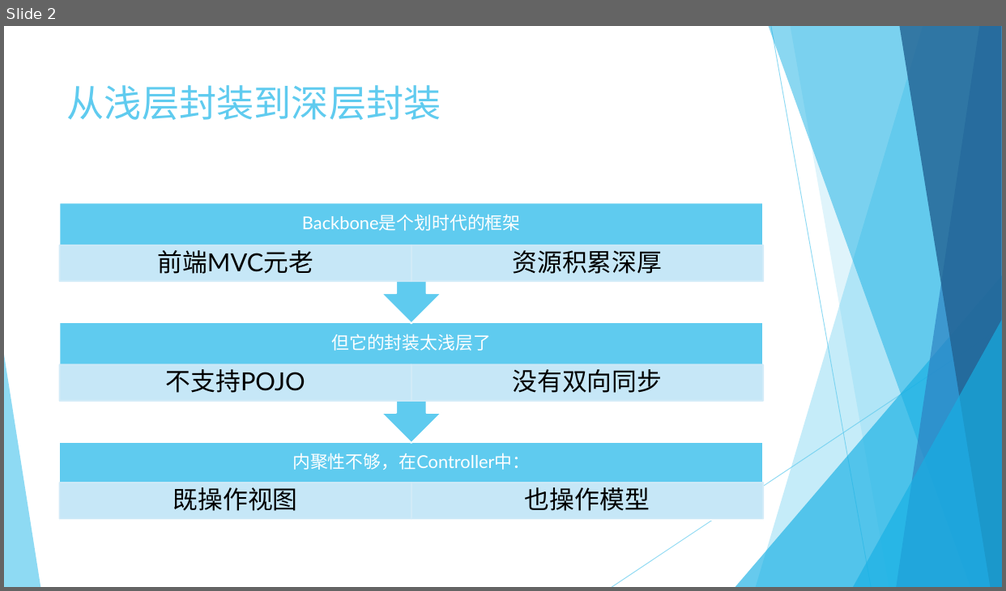
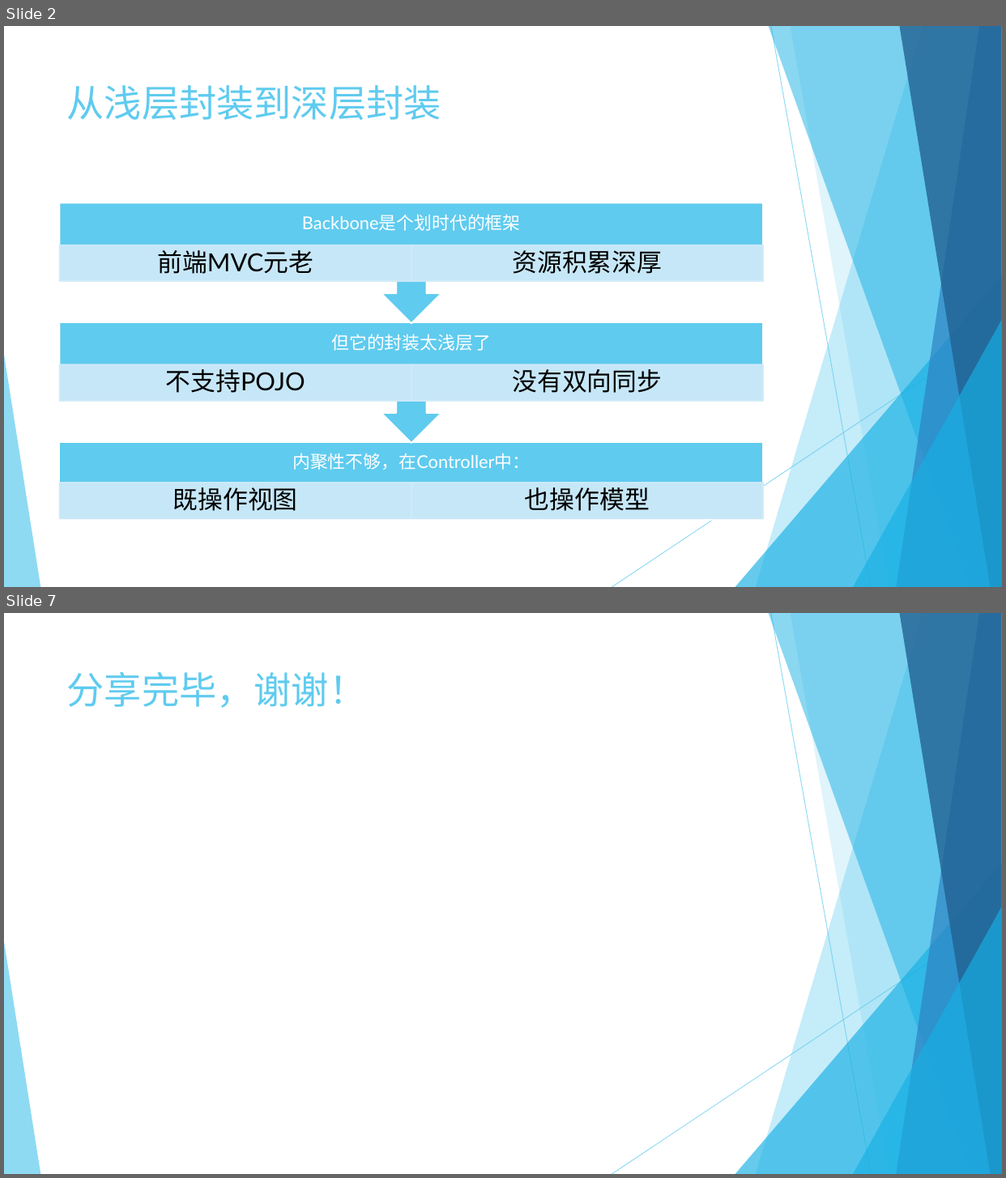
Before and after one commit to jingyanjiaoliu/others, a slide deck: Backbone&Chaplin程序员的Angular指南.pptx. Shown one above the other, each under a label of ours: slide 2 before the commit, slides 2 and 7 after it; the slides between them are not shown. The pictures are 1006x591 and 1006x1178 pixels, drawn with LibreOffice and Linux fonts; fonts in the diff are those of the drawing. Boxes give left, top, right and bottom in pixels: in the first picture for what was removed or moved away, otherwise in the second. Text is boxed around its words. In the diff, an @@ line names an element or a change of style, - is before the commit and + after.

```diff
--- a/Backbone&Chaplin程序员的Angular指南.pptx
+++ b/Backbone&Chaplin程序员的Angular指南.pptx
@@ slide 7 added at <box>4,613,1002,1174</box>, background #FFFFFF; not listed: 10 template elements that a slide beside it also shows @@
@@ title added at <box>67,672,367,708</box>, 36 pt, text #5FCBEF @@
+分享完毕，谢谢！
```
Also in this commit, not shown: 4 other slides added, 1 slide removed, 2 other files.
